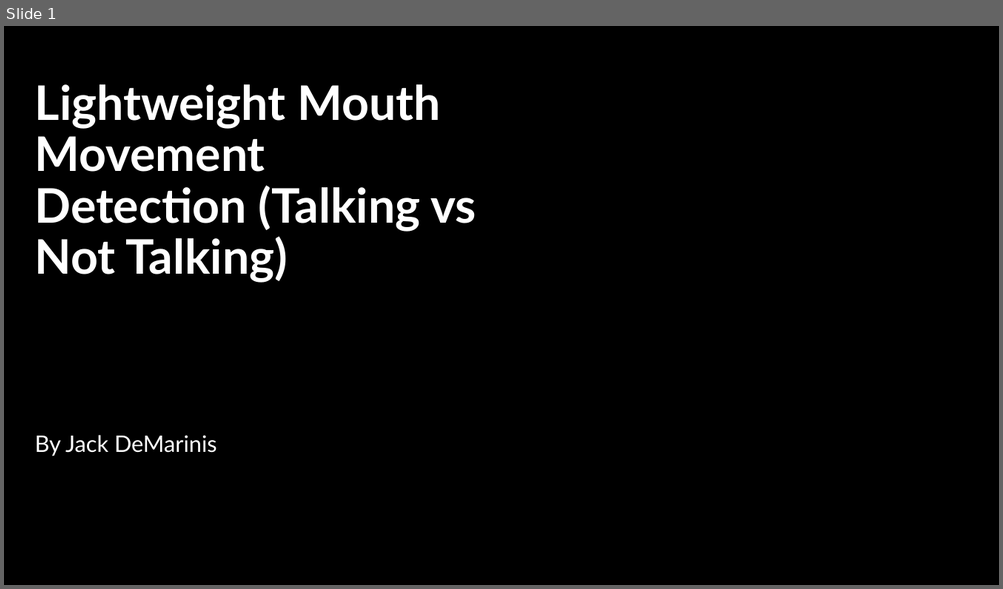
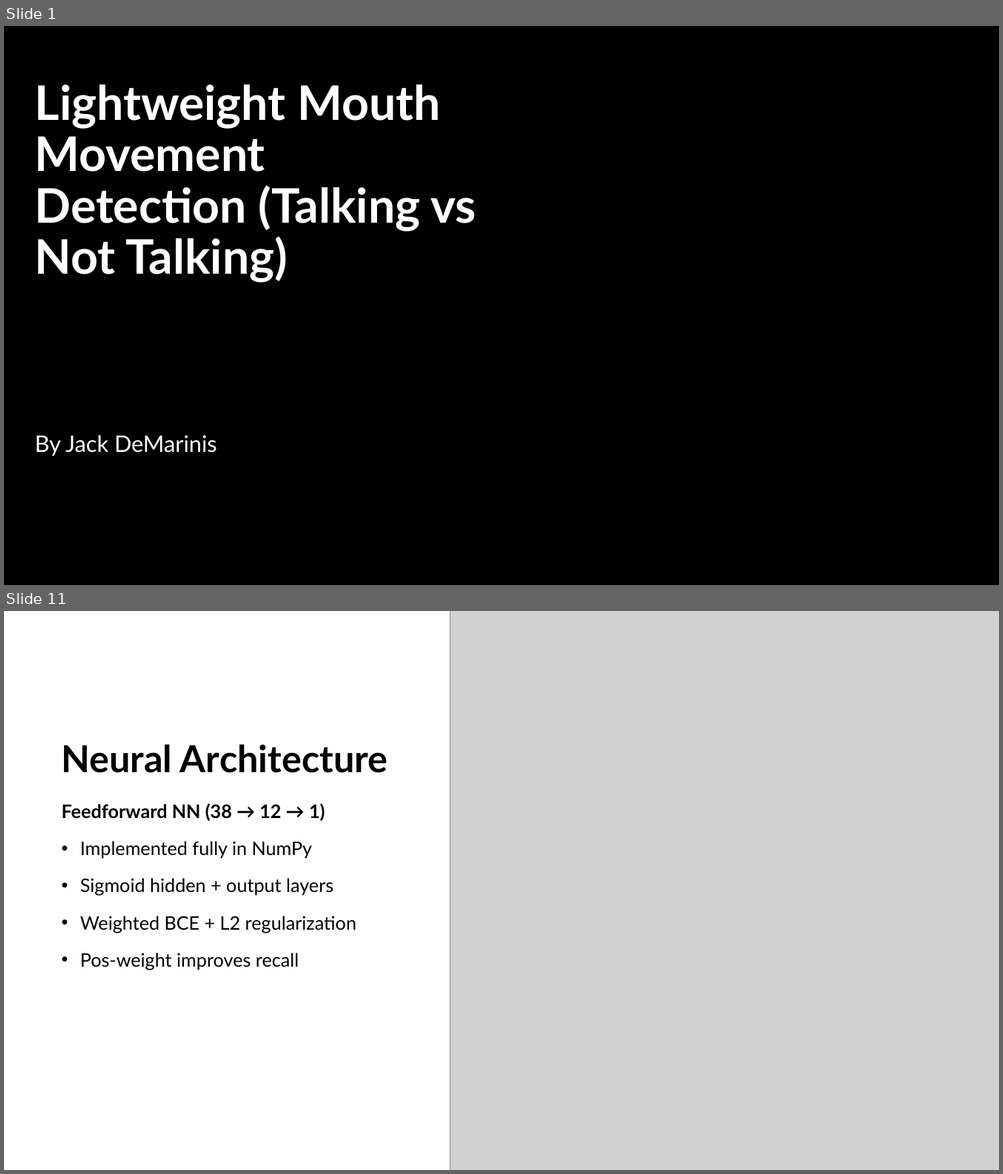
Before and after one commit to jackdemarinis/mouthMovementDetection, a slide deck: Lightweight Mouth Movement Detection (Talking vs Not.pptx. Shown one above the other, each under a label of ours: slide 1 before the commit, slides 1 and 11 after it; the slides between them are not shown. The pictures are 1003x589 and 1003x1174 pixels, drawn with LibreOffice and Linux fonts; fonts in the diff are those of the drawing; grey boxes stand for pictures; background and template pictures are left out. Boxes give left, top, right and bottom in pixels: in the first picture for what was removed or moved away, otherwise in the second. Text is boxed around its words. In the diff, an @@ line names an element or a change of style, - is before the commit and + after.

```diff
--- a/Lightweight Mouth Movement Detection (Talking vs Not.pptx
+++ b/Lightweight Mouth Movement Detection (Talking vs Not.pptx
@@ slide 11 added at (4,611,999,1170), background #FFFFFF @@
@@ picture added at (450,611,999,1170) @@
@@ title added at (62,744,387,773), 36 pt, text #000000, bold @@
+Neural Architecture
@@ text added at (62,803,356,970), 18 pt, text #000000 @@
+Feedforward NN (38 → 12 → 1)
+• Implemented fully in NumPy
+• Sigmoid hidden + output layers
+• Weighted BCE + L2 regularization
+• Pos-weight improves recall
```
Also in this commit, not shown: 12 other slides added, 9 slides removed, 1 other file.
